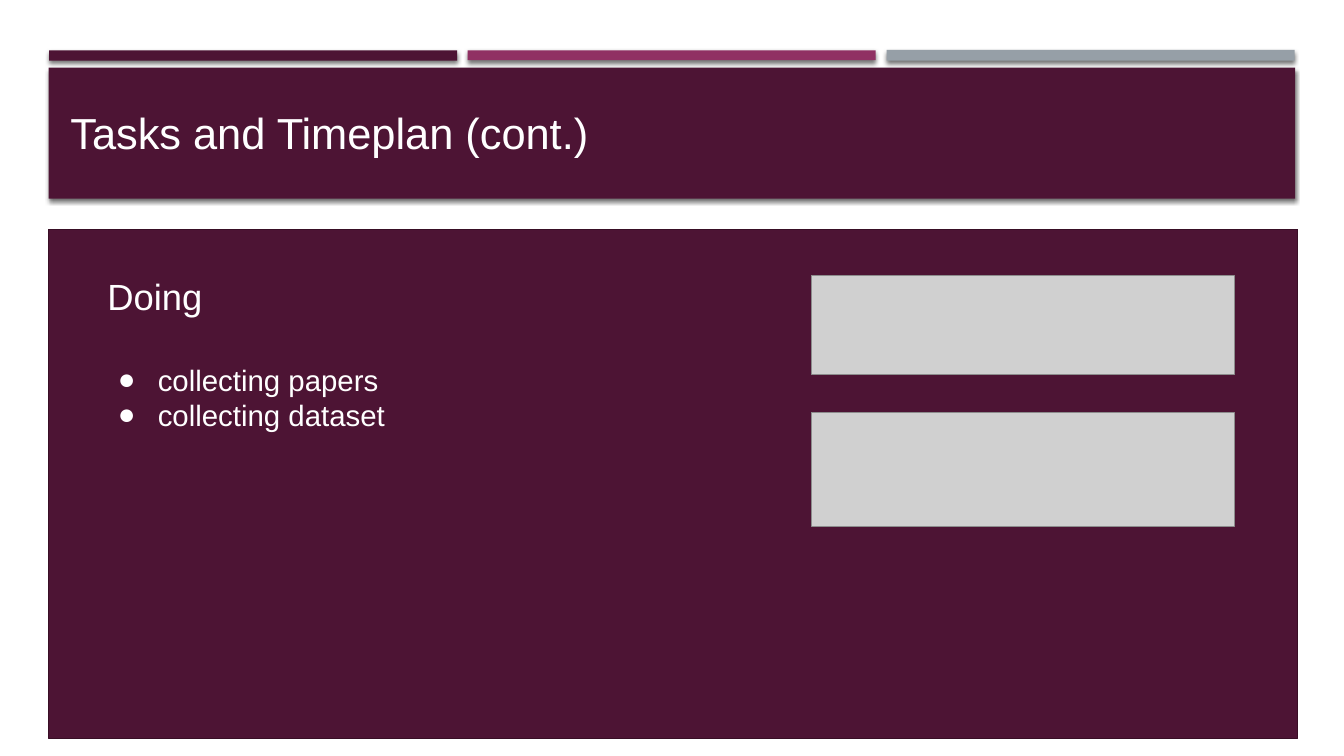
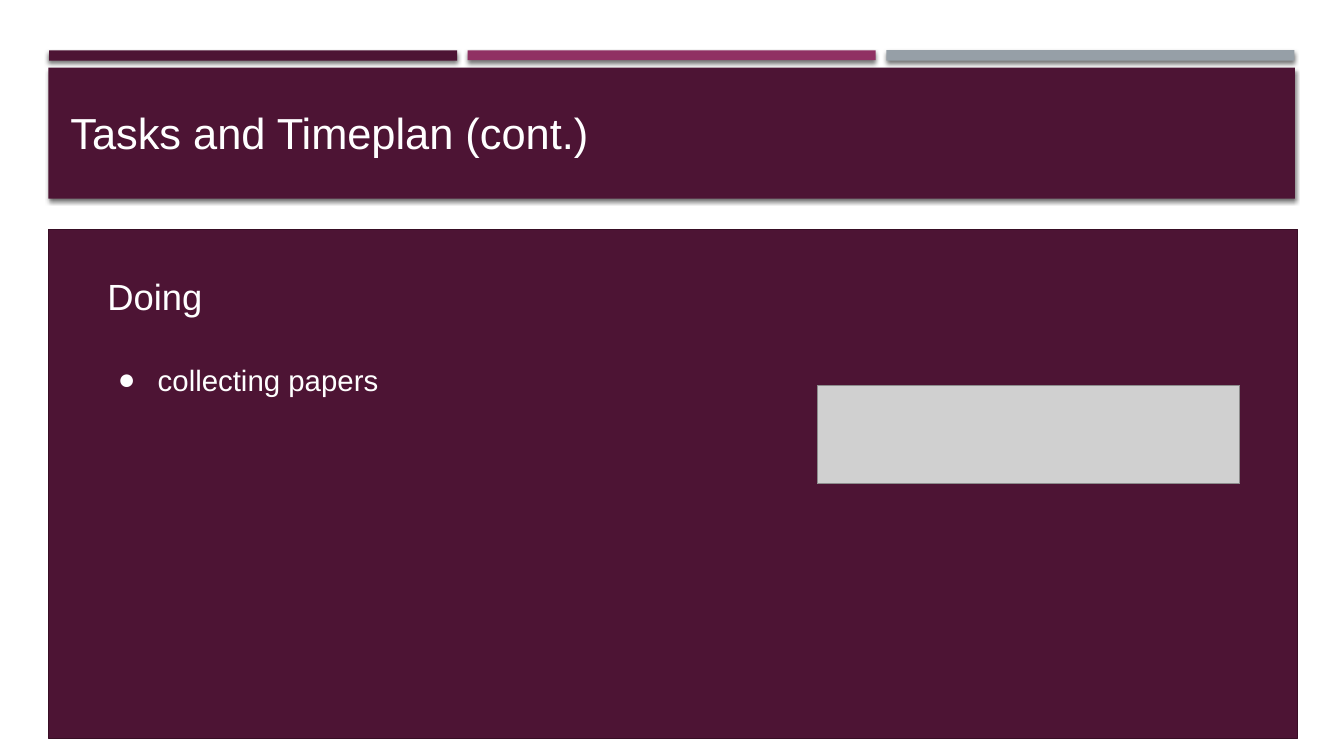
Before and after one commit to YoussifAssem/Genatac, a slide deck: slide 10 of E-Genetics/Proposal/genetics(2).pptx. Drawn at 1344x756 pixels with LibreOffice and Linux fonts; fonts in the diff are those of the drawing; grey boxes stand for pictures. Boxes give left, top, right and bottom in pixels: in the first picture for what was removed or moved away, otherwise in the second. Text is boxed around its words. In the diff, an @@ line names an element or a change of style, - is before the commit and + after.

Commit message:
Update

```diff
--- a/E-Genetics/Proposal/genetics(2).pptx
+++ b/E-Genetics/Proposal/genetics(2).pptx
@@ picture: place and size @@
-picture at bbox=[812, 276, 1234, 375]
+picture at bbox=[818, 385, 1240, 484]
@@ text at bbox=[158, 404, 384, 432]: paragraph removed @@
-● collecting dataset
@@ picture removed at bbox=[812, 413, 1234, 526] @@
```
Also in this commit, not shown: 4 other slides changed.
